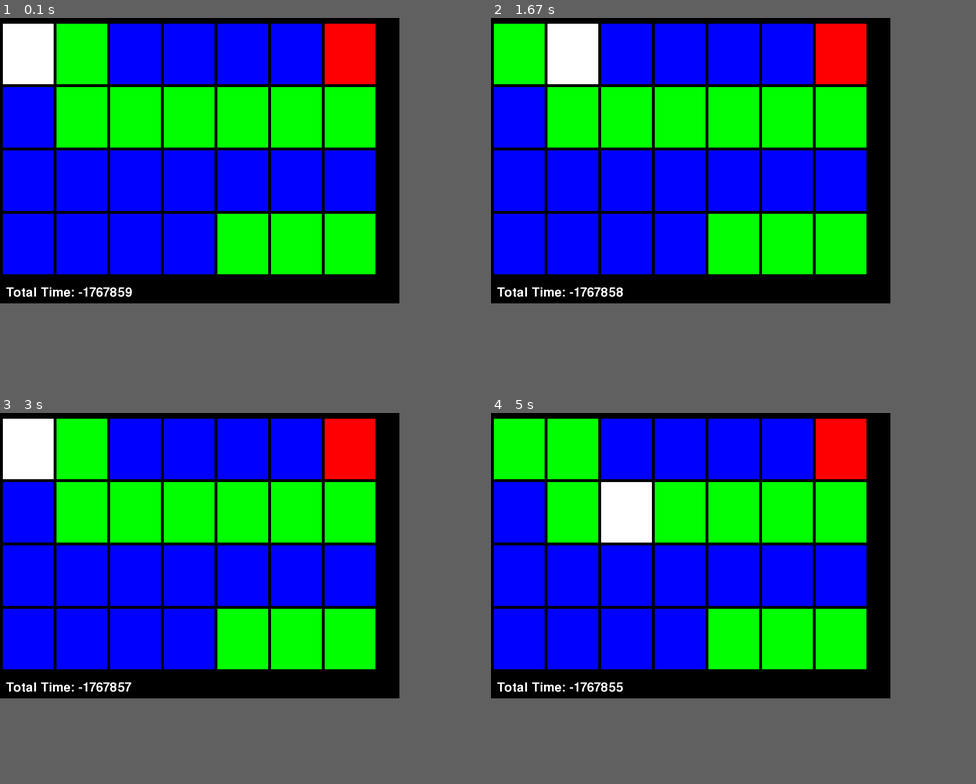
Above: before the commit, frames 1-4 (two rows, left to right).
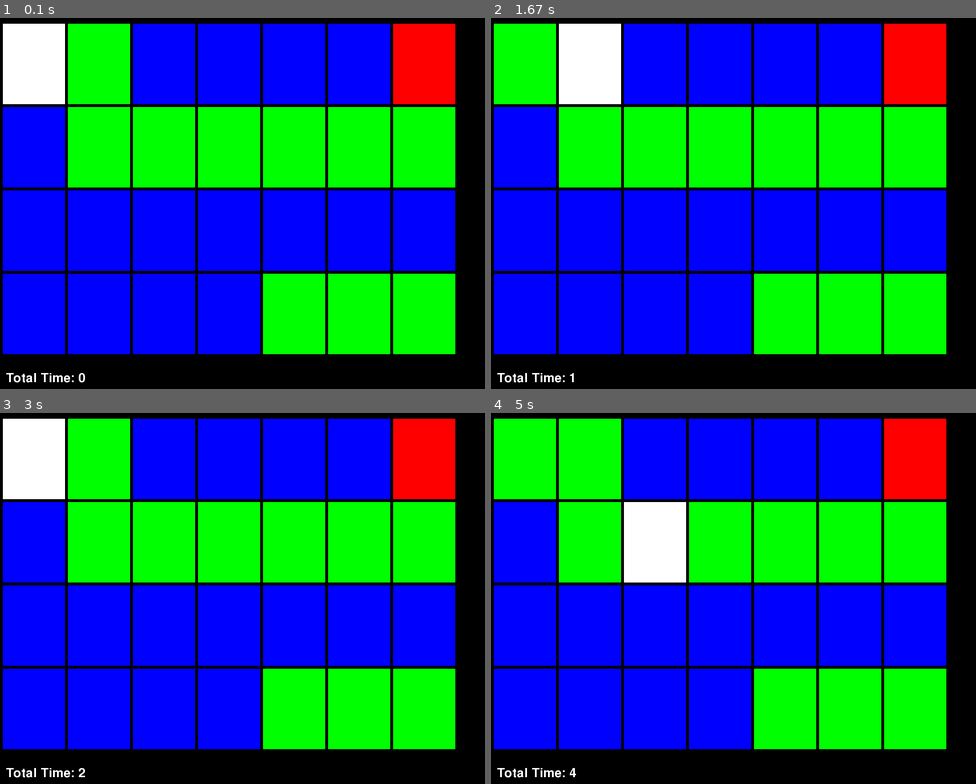
Above: after the commit, the same moments.

Repository: Lancasterwu/simple-pygame-maze
Game: pygame game, started from game.py
The game is run twice, just before and just after one commit, with the same random seed, the same clock (stepped at 60 frames per second) and the same inputs. The source is Python 2; it was converted automatically to run under Python 3.
Inputs:
- Up to frame 1 (0.1 s): no input
- Up to frame 2 (1.67 s): hold Right 0.33-0.8 s; hold Up 0.83-1.13 s
- Up to frame 3 (3 s): hold Left 1.67-2.2 s
- Up to frame 4 (5 s): hold Right 3.4-4.03 s; hold Down 4.07-4.43 s; hold Right from 4.97 s (still down)
In our replay, the window is 700x500 before the commit and 850x650 after it. These sizes can differ from the game's own. Grey fills any space a smaller window leaves; there, only what the larger window draws over its background counts as a difference.

The runs differ from the first frame. In frame 1, 53% of the frame differs, in the area x 0-94%, y 1-99%; in frame 2, 54%; in frame 3, 53%; in frame 4, 54%.

Commit message:
Resize levels based on level design.

Diff:
--- a/game.py
+++ b/game.py
@@ -1,17 +1,12 @@
 import pygame
-import math
+import sys
 from pygame.locals import *
 pygame.init()
 ## TODO ###
 #
-# - Change square size to be determined when level created
 # - Flash screen message on final level
 # - Menu
 # - High score
-#
-
-
-
 
 # GLOBALS
 BLACK = (0, 0, 0)
@@ -19,15 +14,10 @@
 GREEN = (0, 255, 0)
 RED = (255, 0, 0)
 BLUE = (0, 0, 255)
-
-TOTAL_X = 700
-TOTAL_Y = 500
-
-SIZE = (TOTAL_X, TOTAL_Y)
+TOTAL_X = 800
+TOTAL_Y = 600
+SIZE = (TOTAL_X+50, TOTAL_Y+50)
 CAPTION = "This game"
-
-
-
 
 def load_level(filename):
 	with open(filename) as f:
@@ -77,20 +67,26 @@
 		# 	print row
 	def make_level(self, levelnum):
 		#print 'length of self.levels : ' + str(len(self.levels[0]))
+
+		self.num_squares = len(self.levels[levelnum][0])
 		print 'Length of width: %s' % len(self.levels[levelnum][0])
-		print 'Square Width: %s' % str(TOTAL_X - 50)
+		print 'Length of height?: %s ' % len(self.levels[levelnum])
+		print '%s -- Total X' % TOTAL_X
+		print '%s -- Total X - 75' % (TOTAL_X - (5 * self.num_squares - 1))
+		print '/ %s -- Divided by # of squares in a row' % (len(self.levels[levelnum][0]))
+		print 'Square Width: %s' % str(round((TOTAL_X - (5 * self.num_squares - 1)) / len(self.levels[levelnum][0]), 0))
 		print 'Square Count: %s' % len(self.levels[levelnum][0])
-		square_width = round((TOTAL_X - 75) / len(self.levels[levelnum][0]), 0)
-		square_height = round((TOTAL_Y - 75) / len(self.levels[levelnum]), 0)
+
+		self.square_width = round((TOTAL_X - (5 * self.num_squares - 1)) / len(self.levels[levelnum][0]), 0)
+		self.square_height = round((TOTAL_Y - (5 * self.num_squares - 1)) / len(self.levels[levelnum]), 0)
 		self.square_list = []
-		for y in range(len(self.levels[levelnum])):
-			#print 'length of self.levels[y] : ' + str(len(self.levels[levelnum][y]))
-			for x in range(len(self.levels[levelnum][y])):
+		for y in range(len(self.levels[levelnum])): #line in file
+			for x in range(len(self.levels[levelnum][y])): #each character in line y
 				self.color = self.color_map[self.levels[levelnum][y][x]]
 				self.square_list.append(Square(self, self.loc_x, self.loc_y, x, y, self.square_width, self.square_height, self.color))
-				self.loc_x += square_width + 5
+				self.loc_x += self.square_width + 5
 			self.loc_x = 5
-			self.loc_y += square_height + 5
+			self.loc_y += self.square_height + 5
 		self.loc_y = 10
 
 
@@ -104,8 +100,8 @@
 			self.current_level += 1
 			try:
 				self.make_level(self.current_level)
-				self.square_width = round((TOTAL_X - 75) / len(self.levels[self.current_level][0]), 0)
-				self.square_height = round((TOTAL_Y - 75) / len(self.levels[self.current_level]), 0)
+				# self.square_width = round((TOTAL_X - (5 * self.num_squares - 1)) / len(self.levels[self.current_level][0]), 0)
+				# self.square_height = round((TOTAL_Y - (5 * self.num_squares - 1)) / len(self.levels[self.current_level]), 0)
 				p.move_to(0, 0)
 				print 'Player Width from %s to %s' % (p.width, square_width)
 				# square_width = round((TOTAL_X - 75) / len(self.levels[levelnum][0]), 0)
@@ -115,8 +111,15 @@
 			except:
 				print 'Winner!!'
 				print 'Total Time: %s seconds.' % display_time
-				self.make_level(self.current_level - 1)
-				p.move_to(0,0)
+				done = True
+				sys.exit()
+				# self.current_level -= 1
+				# self.make_level(self.current_level)
+				# # self.square_width = round((TOTAL_X - (5 * self.num_squares - 1)) / len(self.levels[self.current_level][0]), 0)
+				# # self.square_height = round((TOTAL_Y - (5 * self.num_squares - 1)) / len(self.levels[self.current_level]), 0)
+				# p.move_to(0,0)
+				# p.width = self.square_width
+				# p.height = self.square_height
 
 class Square:
 	def __init__(self, board, x, y, x_count, y_count, width, height, color):
@@ -191,9 +194,9 @@
 board = Board(levels)
 pygame.display.flip()
 board.make_level(0)
-square_width = round((TOTAL_X - 75) / len(board.levels[board.current_level][0]), 0)
-square_height = round((TOTAL_Y - 75) / len(board.levels[board.current_level]), 0)
-p = Player(board, 5, 5, 0, 0, square_width, square_height, WHITE)
+# square_width = round((TOTAL_X - 75) / len(board.levels[board.current_level][0]), 0)
+# square_height = round((TOTAL_Y - 75) / len(board.levels[board.current_level]), 0)
+p = Player(board, 5, 5, 0, 0, board.square_width, board.square_height, WHITE)
 
 total_time = 0
 
@@ -220,13 +223,13 @@
 
 	total_time += clock.get_time()
 
-	display_time = int(total_time / 1000)-1767859
+	display_time = int(total_time / 1000)
 	msg = 'Total Time: %s' % display_time
 
 	fontObj = pygame.font.Font(None, 32)
 	msgSurfaceObj = fontObj.render(msg, True, WHITE)
 	msgRectObj = msgSurfaceObj.get_rect()
-	msgRectObj.topleft = (10, TOTAL_Y - 30)
+	msgRectObj.topleft = (10, TOTAL_Y + 50 - 30)
 	screen.blit(msgSurfaceObj, msgRectObj)
 
 
--- a/level7.txt
+++ b/level7.txt
@@ -1,8 +1,10 @@
-GWWGGGGGWGGWGWWWWWWWWWW
-GWWGWWWGGGWGGGWWWWWWWWW
-GWWGGGGWWWWGWGWWWWWWWWW
-GWWGWWWGGWGGWGWWWWWWWWW
-GGGGGGGGWGGWGGWWWWWWWWW
-GWWGWWWWWGWWGWWWWWWWWWW
-GWWGGGGGWGWWGWWWWWWWWWW
-GGWGWWWGGGWXGWWWWWWWWWW
+GGGGGGGGGGGGGGGGGGGGGGGGGWG
+WWWWWWWWWWWWWWWWGWWWWWWWGWG
+GGGGGGGGGGGGGGGGGGGGGWWWGWG
+GWWWWWWGWWWWWGWWWWWGWGGGGGG
+GGGGWWWGGGGGWGWWWGGGWGWWWWG
+WWWGGGWGWWWGGGWWWGWWWGGGGWW
+WWWWWGWWWWWGWWWWWGGGWWWWGGG
+GGGGGGWGGGGGGWWWWWWGWWWWWWG
+WWWGWWWGWWWWWWWGGGGGGGGGGGG
+GGGGGGXWGGGGGGGGWWWWWWWWWGG
